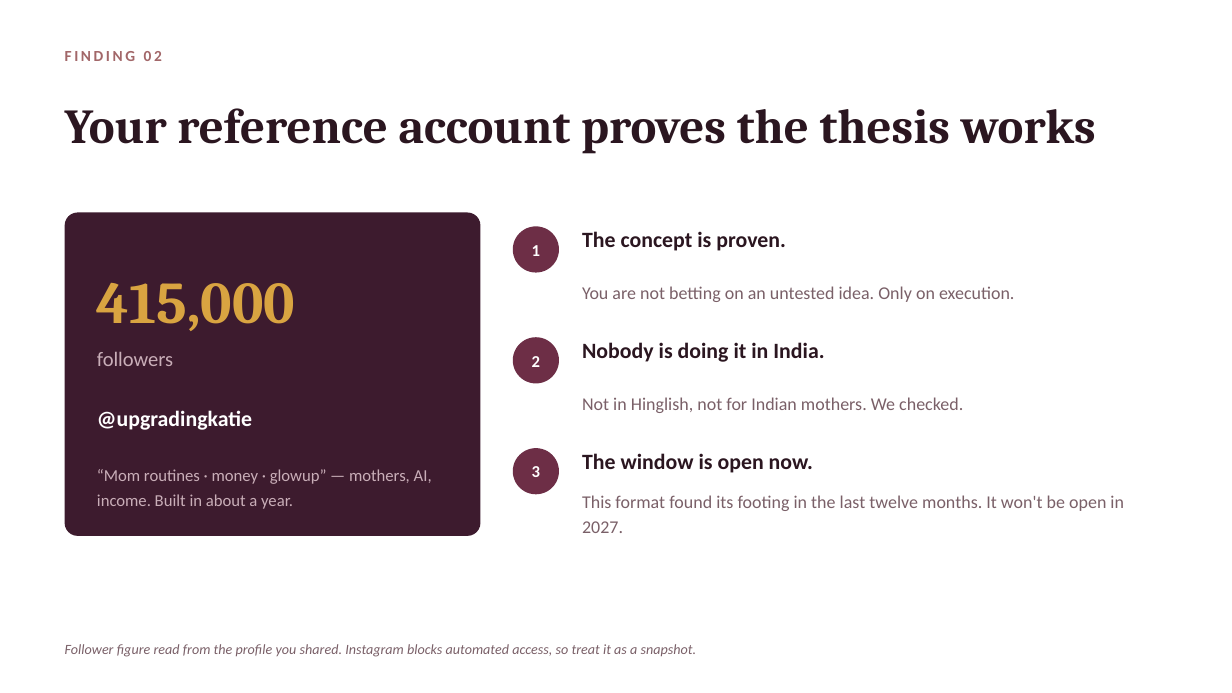
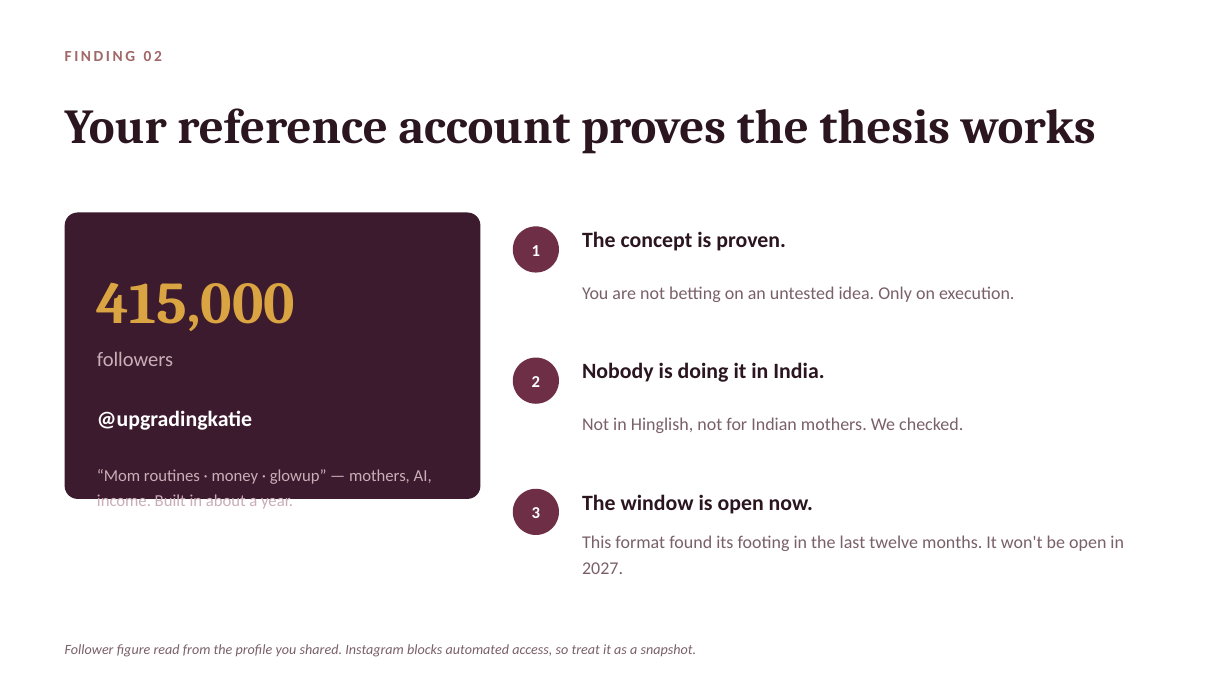
Before and after one commit to productionxin/Assets, a slide deck: slide 4 of clients/juhi-agarwal-nexther/neXtHer-Proposal.pptx. Drawn at 1232x693 pixels with LibreOffice and Linux fonts; fonts in the diff are those of the drawing. Boxes give left, top, right and bottom in pixels: in the first picture for what was removed or moved away, otherwise in the second. Text is boxed around its words. In the diff, an @@ line names an element or a change of style, - is before the commit and + after.

```diff
--- a/clients/juhi-agarwal-nexther/neXtHer-Proposal.pptx
+++ b/clients/juhi-agarwal-nexther/neXtHer-Proposal.pptx
@@ rounded rectangle resized from (x1=65, y1=213, x2=481, y2=536) to (x1=65, y1=213, x2=481, y2=499) @@
@@ rounded rectangle at (x1=65, y1=213, x2=481, y2=499): proportions changed @@
@@ 3 texts, 1 ellipse moved together from (x1=513, y1=337, x2=963, y2=413) to (x1=513, y1=358, x2=963, y2=433) @@
@@ 3 texts, 1 ellipse moved together from (x1=513, y1=448, x2=1124, y2=533) to (x1=513, y1=489, x2=1124, y2=574) @@
```
Also in this commit, not shown: 4 other slides changed, 3 other files.
